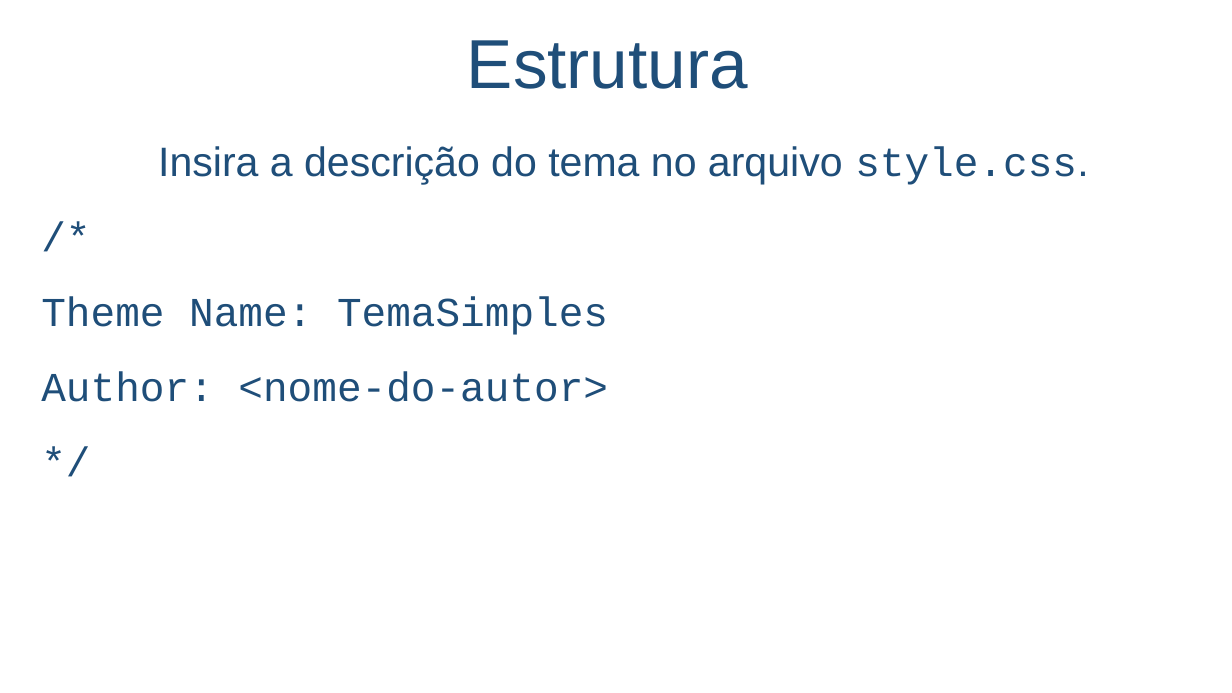
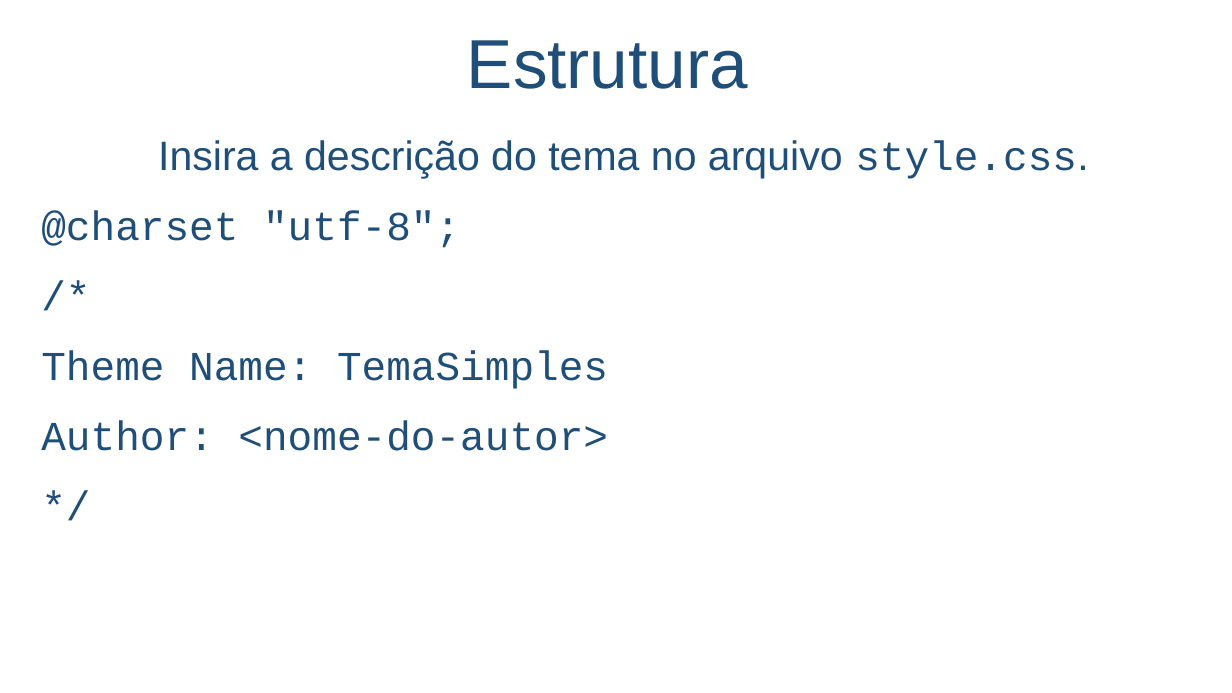
Before and after one commit to salmo-jr/public-slides, a slide deck: slide 4 of wordpress-como-criar-um-novo-tema.pptx. Drawn at 1232x693 pixels with LibreOffice and Linux fonts; fonts in the diff are those of the drawing; background and template pictures are left out. Boxes give left, top, right and bottom in pixels: in the first picture for what was removed or moved away, otherwise in the second. Text is boxed around its words. In the diff, an @@ line names an element or a change of style, - is before the commit and + after.

```diff
--- a/wordpress-como-criar-um-novo-tema.pptx
+++ b/wordpress-como-criar-um-novo-tema.pptx
@@ text at bbox=[41, 140, 1088, 451]: line spacing 1 to 0.9 @@
@@ text at bbox=[41, 210, 460, 248]: paragraph added @@
+@charset "utf-8";
```
Also in this commit, not shown: 6 other slides changed, 7 slides added.
